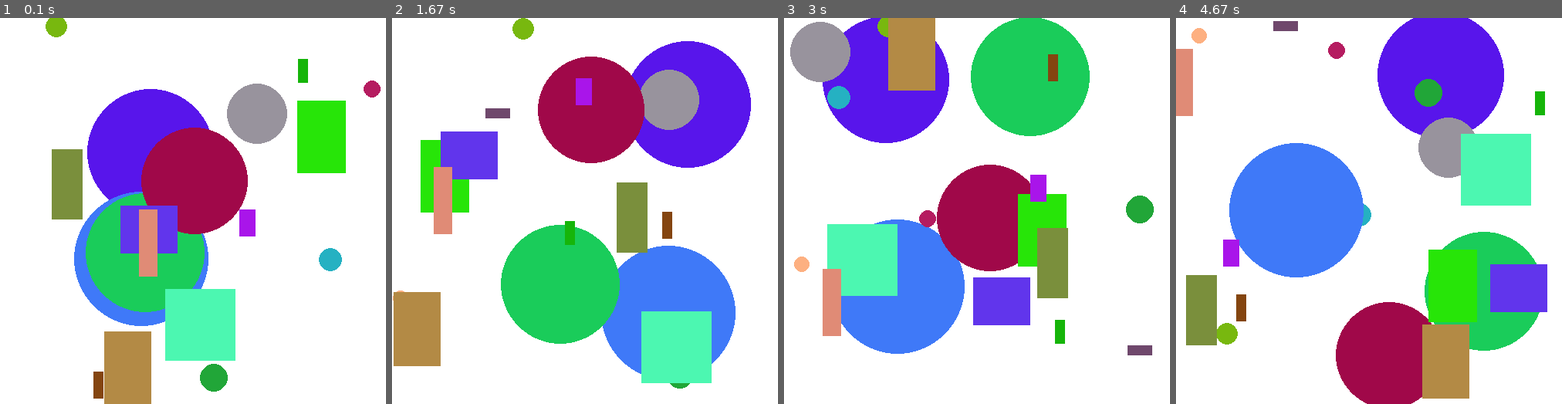
Above: before the commit, frames 1-4 (left to right).
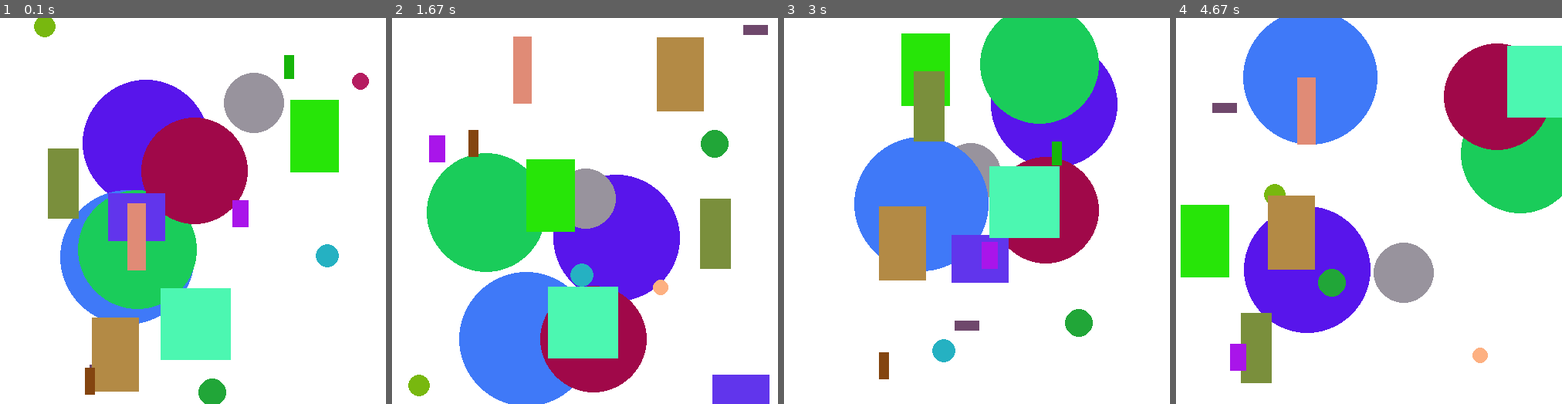
Above: after the commit, the same moments.

Repository: Den1k22/python-lessons
Game: pygame game, started from Code/pyGame/drawing_figures.py
Two runs of this game, one before a commit and one after it. Both use one fixed random seed, a clock stepped at 60 frames per second and the inputs below.
Inputs:
- Up to frame 1 (0.1 s): no input
- Up to frame 2 (1.67 s): hold Space 0.33-0.8 s; hold Right 0.33-0.8 s; hold Up from 1.33 s (still down)
- Up to frame 3 (3 s): release Up at 1.8 s; hold Down from 2.9 s (still down)
- Up to frame 4 (4.67 s): release Down at 3.2 s; hold Up 3.67-4.03 s; hold Right from 4.07 s (still down)

The runs differ from the first frame. In frame 1, 13% of the frame differs, in the area x 8-99%, y 0-100%; in frame 2, 59%; in frame 3, 45%; in frame 4, 65%, in the area x 0-100%, y 0-100%.

Commit message:
replaced old version drawing figures with new one

Diff:
--- a/Code/pyGame/drawing_figures.py
+++ b/Code/pyGame/drawing_figures.py
@@ -7,17 +7,31 @@
 SCREEN_MAX_X = 500
 SCREEN_MIN_Y = 0
 SCREEN_MAX_Y = 500
+FPS = 60
 
 
-class Circle:
-  def __init__(self, x, y, direction_x, direction_y, radius, color, velocity = 1):
+class Figure:
+  def __init__(self, x, y, direction_x, direction_y, color, velocity):
     self.x = x
     self.y = y
     self.d_x = direction_x
     self.d_y = direction_y
-    self.radius = radius
     self.color = color
     self.velocity = velocity
+
+  def move(self):
+    self.x += self.velocity * self.d_x
+    self.y += self.velocity * self.d_y
+
+  def update_velocity(self, velocity):
+    self.velocity += velocity
+
+
+class Circle(Figure):
+  def __init__(self, x, y, direction_x, direction_y, radius, color, velocity=1):
+    super().__init__(x, y, direction_x, direction_y, color, velocity)
+
+    self.radius = radius
 
   def draw(self, screen):
     pygame.draw.circle(
@@ -30,23 +44,14 @@
     if (self.y <= SCREEN_MIN_Y + self.radius) or (self.y >= SCREEN_MAX_Y - self.radius):
       self.d_y = -self.d_y
 
-    self.x += self.velocity * self.d_x
-    self.y += self.velocity * self.d_y
+    super().move()
 
-  def update_velocity(self, velocity):
-    self.velocity += velocity
+class Rectangle(Figure):
+  def __init__(self, x, y, width, height, direction_x, direction_y, color, velocity=1):
+    super().__init__(x, y, direction_x, direction_y, color, velocity)
 
-
-class Rectangle:
-  def __init__(self, x, y, width, height, d_x, d_y, color, velocity = 1):
-    self.x = x
-    self.y = y
     self.width = width
     self.height = height
-    self.d_x = d_x
-    self.d_y = d_y
-    self.color = color
-    self.velocity = velocity
 
   def move(self):
     if (self.x >= SCREEN_MAX_X - self.width) or (self.x <= SCREEN_MIN_X):
@@ -55,60 +60,76 @@
     if (self.y >= SCREEN_MAX_Y - self.height) or (self.y <= SCREEN_MIN_Y):
       self.d_y = -self.d_y
 
-    self.x += self.velocity * self.d_x
-    self.y += self.velocity * self.d_y
+    super().move()
 
   def draw(self, screen):
     pygame.draw.rect(screen, (self.color[0], self.color[1], self.color[2]),
                      (self.x, self.y, self.width, self.height), 0)
 
-  def update_velocity(self, velocity):
-    self.velocity += velocity
 
-
-def change_velocity(figures, velocity):
+def change_velocity(figures, velocity): # velocity can be 1 or -1
   for figure in figures:
     figure.update_velocity(velocity)
 
+def change_color(figures, color):
+  pass
+
+def stop_figures(figures):
+  pass
+
+def init_figures():
+  figures = []
+
+  for i in range(10):
+    radius = random.randint(10, 100)
+    x = random.randint(SCREEN_MIN_X + radius, SCREEN_MAX_X - radius)
+    y = random.randint(SCREEN_MIN_Y + radius, SCREEN_MAX_Y - radius)
+    direction_x = random.random() * 5
+    direction_y = random.random() * 5
+    color = (random.randint(0, 255), random.randint(
+        0, 255), random.randint(0, 255))
+    figures.append(Circle(x, y, direction_x, direction_y, radius, color))
+
+  for i in range(10):
+    width = random.randint(10, 100)
+    height = random.randint(10, 100)
+    x = random.randint(SCREEN_MIN_X + width, SCREEN_MAX_X - width)
+    y = random.randint(SCREEN_MIN_Y + height, SCREEN_MAX_Y - height)
+    direction_x = random.random() * 5
+    direction_y = random.random() * 5
+    color = (random.randint(0, 255), random.randint(
+        0, 255), random.randint(0, 255))
+    figures.append(Rectangle(x, y, width, height,
+                            direction_x, direction_y, color))
+
+  return figures
+
+
 pygame.init()
-
 screen = pygame.display.set_mode([SCREEN_MAX_X, SCREEN_MAX_Y])
 
-figures = []
+figures = init_figures()
 
-for i in range(10):
-  radius = random.randint(10, 100)
-  x = random.randint(SCREEN_MIN_X + radius, SCREEN_MAX_X - radius)
-  y = random.randint(SCREEN_MIN_Y + radius, SCREEN_MAX_Y - radius)
-  direction_x = random.random() * 5
-  direction_y = random.random() * 5
-  color = (random.randint(0, 255), random.randint(
-      0, 255), random.randint(0, 255))
-  figures.append(Circle(x, y, direction_x, direction_y, radius, color))
-
-for i in range(10):
-  width = random.randint(10, 100)
-  height = random.randint(10, 100)
-  x = random.randint(SCREEN_MIN_X + width, SCREEN_MAX_X - width)
-  y = random.randint(SCREEN_MIN_Y + height, SCREEN_MAX_Y - height)
-  direction_x = random.random() * 5
-  direction_y = random.random() * 5
-  color = (random.randint(0, 255), random.randint(
-      0, 255), random.randint(0, 255))
-
-  figures.append(Rectangle(x, y, width, height,
-                           direction_x, direction_y, color))
-
+clock = pygame.time.Clock()
 running = True
 while running:
     for event in pygame.event.get():
         if event.type == pygame.QUIT:
             running = False
-        if event.type == pygame.KEYDOWN:
-          if event.key == pygame.K_UP:
-            change_velocity(figures, 1)
-          if event.key == pygame.K_DOWN:
-            change_velocity(figures, -1)
+
+    keystate = pygame.key.get_pressed()
+    direction = keystate[pygame.K_UP] - keystate[pygame.K_DOWN]
+    color = keystate[pygame.K_RIGHT] - keystate[pygame.K_LEFT]
+    stop = keystate[pygame.K_SPACE]
+
+    if (direction != 0):
+      change_velocity(figures, direction)
+
+    if (color != 0):
+      change_color(figures, color)
+
+    if (stop != 0):
+      stop_figures(figures)
 
     screen.fill((255, 255, 255))
 
@@ -118,6 +139,6 @@
 
     pygame.display.flip()
 
-    time.sleep(0.01)
+    clock.tick(FPS)
 
 pygame.quit()
--- a/Code/pyGame/drawing_figures_2.py
+++ /dev/null
@@ -1,131 +0,0 @@
-
-import pygame
-import time
-import random
-
-SCREEN_MIN_X = 0
-SCREEN_MAX_X = 500
-SCREEN_MIN_Y = 0
-SCREEN_MAX_Y = 500
-FPS = 60
-
-FRAME_TIME = 1 / FPS
-
-
-class Figure:
-  def __init__(self, x, y, direction_x, direction_y, color, velocity):
-    self.x = x
-    self.y = y
-    self.d_x = direction_x
-    self.d_y = direction_y
-    self.color = color
-    self.velocity = velocity
-
-  def draw(self):
-    pass
-
-  def move(self):
-    self.x += self.velocity * self.d_x * FRAME_TIME
-    self.y += self.velocity * self.d_y * FRAME_TIME
-
-  def update_velocity(self, velocity):
-    self.velocity += velocity
-
-
-class Circle(Figure):
-  def __init__(self, x, y, direction_x, direction_y, radius, color, velocity=1):
-    super().__init__(x, y, direction_x, direction_y, color, velocity)
-
-    self.radius = radius
-
-  def draw(self, screen):
-    pygame.draw.circle(
-        screen, (self.color[0], self.color[1], self.color[2]), (self.x, self.y), self.radius)
-
-  def move(self):
-    if (self.x <= SCREEN_MIN_X + self.radius) or (self.x >= SCREEN_MAX_X - self.radius):
-      self.d_x = -self.d_x
-
-    if (self.y <= SCREEN_MIN_Y + self.radius) or (self.y >= SCREEN_MAX_Y - self.radius):
-      self.d_y = -self.d_y
-
-    super().move()
-
-class Rectangle(Figure):
-  def __init__(self, x, y, width, height, direction_x, direction_y, color, velocity=1):
-    super().__init__(x, y, direction_x, direction_y, color, velocity)
-
-    self.width = width
-    self.height = height
-
-  def move(self):
-    if (self.x >= SCREEN_MAX_X - self.width) or (self.x <= SCREEN_MIN_X):
-      self.d_x = -self.d_x
-
-    if (self.y >= SCREEN_MAX_Y - self.height) or (self.y <= SCREEN_MIN_Y):
-      self.d_y = -self.d_y
-
-    super().move()
-
-  def draw(self, screen):
-    pygame.draw.rect(screen, (self.color[0], self.color[1], self.color[2]),
-                     (self.x, self.y, self.width, self.height), 0)
-
-
-def change_velocity(figures, velocity): # velocity can be 1 or -1
-  for figure in figures:
-    figure.update_velocity(velocity)
-
-
-pygame.init()
-
-screen = pygame.display.set_mode([SCREEN_MAX_X, SCREEN_MAX_Y])
-
-figures = []
-
-for i in range(10):
-  radius = random.randint(10, 100)
-  x = random.randint(SCREEN_MIN_X + radius, SCREEN_MAX_X - radius)
-  y = random.randint(SCREEN_MIN_Y + radius, SCREEN_MAX_Y - radius)
-  direction_x = random.random() * 5
-  direction_y = random.random() * 5
-  color = (random.randint(0, 255), random.randint(
-      0, 255), random.randint(0, 255))
-  figures.append(Circle(x, y, direction_x, direction_y, radius, color))
-
-for i in range(10):
-  width = random.randint(10, 100)
-  height = random.randint(10, 100)
-  x = random.randint(SCREEN_MIN_X + width, SCREEN_MAX_X - width)
-  y = random.randint(SCREEN_MIN_Y + height, SCREEN_MAX_Y - height)
-  direction_x = random.random() * 5
-  direction_y = random.random() * 5
-  color = (random.randint(0, 255), random.randint(
-      0, 255), random.randint(0, 255))
-
-  figures.append(Rectangle(x, y, width, height,
-                           direction_x, direction_y, color))
-
-running = True
-while running:
-    for event in pygame.event.get():
-        if event.type == pygame.QUIT:
-            running = False
-
-    keystate = pygame.key.get_pressed()
-    direction = keystate[pygame.K_UP] - keystate[pygame.K_DOWN]
-
-    if (direction != 0):
-      change_velocity(figures, direction)
-
-    screen.fill((255, 255, 255))
-
-    for figure in figures:
-      figure.draw(screen)
-      figure.move()
-
-    pygame.display.flip()
-
-    time.sleep(FRAME_TIME)
-
-pygame.quit()
